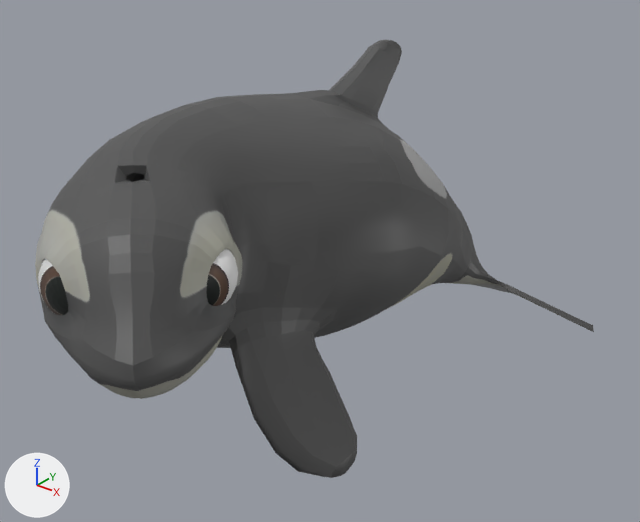
The FBX model FirstPersonWhale/Assets/Animation/scarlet_rock_point.fbx, before and after one commit.
Rendered twice from a 50 mm camera at (1.77, -2.32, 1.51) aimed at (-0.1, 0.0, 0.07). Every picture has the same lights, and +X, +Y and +Z are marked at lower left. Both versions are drawn at frame 90 of the action 'Take 001'; the numbers are the values there.

In view in the first picture: 'luna:left_eye_geo', 'luna:luna_geo', 'luna:right_eye_geo'.
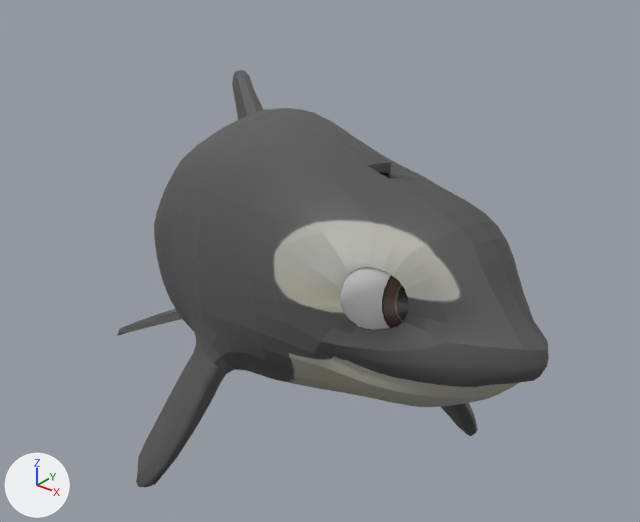
Location of each change, [x1, y1, x2, y2] in pixels of the pictures (640 x 522 px):
'luna:luna_geo', posed (23% narrower): before [35, 40, 594, 478]; after [117, 70, 549, 487]
'luna:right_eye_geo', posed: before [38, 259, 68, 315]; after [340, 267, 408, 330]
bone 'luna:center_root_bind_joint', root to tip: before (167, 238) to (172, 130); after (318, 260) to (311, 140)
bone 'luna:center_chest_bind_joint', root to tip: before (273, 213) to (303, 67); after (282, 235) to (264, 84)
bone 'luna:center_tail_2_bind_joint', root to tip: before (390, 228) to (410, 171); after (249, 263) to (240, 205)
bone 'luna:center_tail_3_bind_joint', root to tip: before (417, 241) to (434, 195); after (242, 276) to (235, 229)
bone 'luna:center_neck_bind_joint', root to tip: before (167, 238) to (163, 187); after (318, 260) to (317, 202)
bone 'luna:center_head_bind_joint', root to tip: before (145, 260) to (138, 177); after (354, 273) to (362, 180)
bone 'luna:right_eye_bind_joint', root to tip: before (83, 280) to (89, 315); after (381, 289) to (377, 333)

The edits, one by one:
Bone 'luna:center_root_bind_joint' (bone_luna_center_root_bind_joint) moves from (0.2, 5.3, 0.0) to (9.9, 8.7, 47.1).
Bone 'luna:center_root_bind_joint' (bone_luna_center_root_bind_joint) turns from (0, 0, -11) to (-19, 51, -27) degrees about its own x, y and z.
Bone 'luna:center_chest_bind_joint' (bone_luna_center_chest_bind_joint) turns from (0, 0, -7) to (-1, 0, -11) degrees about its own x, y and z.
Bone 'luna:center_tail_2_bind_joint' (bone_luna_center_tail_2_bind_joint) turns from (0, 0, 0) to (0, 0, 3) degrees about its own x, y and z.
Bone 'luna:center_tail_3_bind_joint' (bone_luna_center_tail_3_bind_joint) turns from (0, 0, -2) to (0, 0, 2) degrees about its own x, y and z.
Bone 'luna:center_neck_bind_joint' (bone_luna_center_neck_bind_joint) turns from (0, 26, 11) to (1, 21, 8) degrees about its own x, y and z.
Bone 'luna:center_head_bind_joint' (bone_luna_center_head_bind_joint) turns from (0, 21, 0) to (2, 5, 6) degrees about its own x, y and z.
Bone 'luna:right_eye_bind_joint' (bone_luna_right_eye_bind_joint) turns from (-2, 19, -5) to (0, -2, 0) degrees about its own x, y and z.
